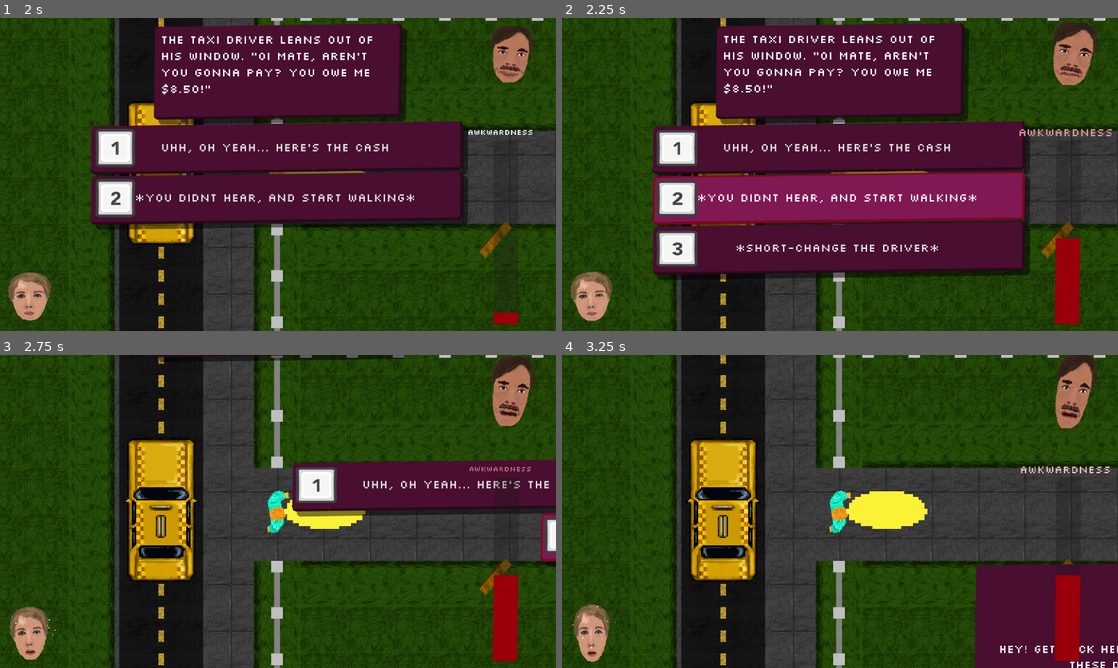
Above: before the commit, frames 1-4 (two rows, left to right).
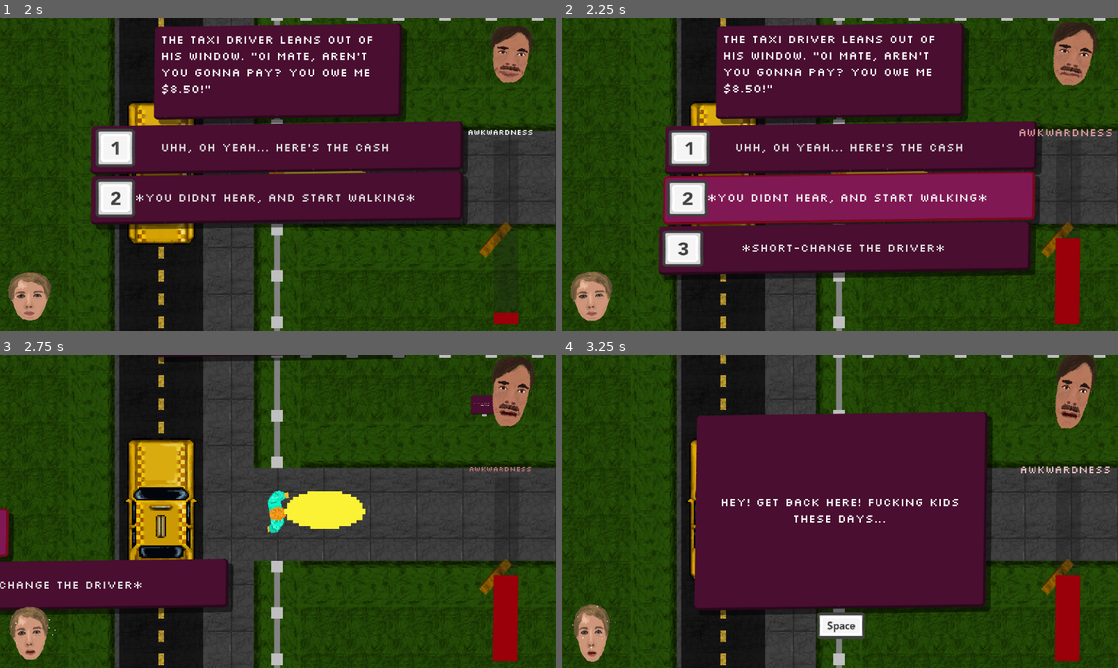
Above: after the commit, the same moments.

Repository: Jibby-Games/PizzaJam11
Game: Godot game, scene res://menu/intro.tscn
Two runs of this game, one before a commit and one after it. Both use one fixed random seed, a clock stepped at 60 frames per second and the inputs below.
Inputs (mouse positions are in pixels of both pictures, inside the frame that each line leads up to):
- Up to frame 1 (2 s): tap Enter (ui_accept) at 0.5, 0.77, 1.52 s; move the mouse to (400, 158) at 0.52 s; press the mouse at (400, 158) at 0.53 s; hold D (right) 0.53-1.28 s; move the mouse to (166, 190) at 1.27 s; release the mouse at (166, 190) at 1.28 s; hold S (down) from 1.28 s (still down); click (166, 190) at 1.35 s
- Up to frame 2 (2.25 s): release S (down) at 2 s; click "*you didnt hear, and start wa…" at 2 s
- Up to frame 3 (2.75 s): no input
- Up to frame 4 (3.25 s): move the mouse to (895, 442) at 2.77 s; press the mouse at (895, 442) at 2.78 s; hold D (right) from 2.78 s (still down)

Frame 1 is identical in both runs. In frame 2, 5.5% of the frame differs, in the area x 16-87%, y 33-84%; in frame 3, 15%; in frame 4, 41%, in the area x 23-100%, y 18-100%.

Commit message:
fix: response anim

Diff:
--- a/ui/awkward_event_system.tscn
+++ b/ui/awkward_event_system.tscn
@@ -168,6 +168,18 @@
 "transitions": PackedFloat32Array(1),
 "update": 1,
 "values": [false]
+}
+tracks/11/type = "value"
+tracks/11/imported = false
+tracks/11/enabled = true
+tracks/11/path = NodePath("ResponseScreen:visible")
+tracks/11/interp = 1
+tracks/11/loop_wrap = true
+tracks/11/keys = {
+"times": PackedFloat32Array(0),
+"transitions": PackedFloat32Array(1),
+"update": 1,
+"values": [true]
 }
 
 [sub_resource type="Animation" id="Animation_8vb36"]
@@ -316,10 +328,10 @@
 tracks/1/interp = 2
 tracks/1/loop_wrap = true
 tracks/1/keys = {
-"times": PackedFloat32Array(0.4, 0.8),
-"transitions": PackedFloat32Array(2, 2),
-"update": 0,
-"values": [Vector2(0, 0), Vector2(1000, 0)]
+"times": PackedFloat32Array(0, 0.2, 0.6),
+"transitions": PackedFloat32Array(2, 2, 2),
+"update": 0,
+"values": [Vector2(0, 0), Vector2(0, 0), Vector2(-1000, 0)]
 }
 tracks/2/type = "value"
 tracks/2/imported = false
@@ -328,10 +340,10 @@
 tracks/2/interp = 2
 tracks/2/loop_wrap = true
 tracks/2/keys = {
-"times": PackedFloat32Array(0.3, 0.7),
-"transitions": PackedFloat32Array(2, 2),
-"update": 0,
-"values": [Vector2(0, 104), Vector2(1000, 104)]
+"times": PackedFloat32Array(0, 0.3, 0.7),
+"transitions": PackedFloat32Array(2, 2, 2),
+"update": 0,
+"values": [Vector2(0, 104), Vector2(0, 104), Vector2(-1000, 104)]
 }
 tracks/3/type = "value"
 tracks/3/imported = false
@@ -340,10 +352,10 @@
 tracks/3/interp = 2
 tracks/3/loop_wrap = true
 tracks/3/keys = {
-"times": PackedFloat32Array(0.2, 0.6),
-"transitions": PackedFloat32Array(2, 2),
-"update": 0,
-"values": [Vector2(0, 208), Vector2(1000, 208)]
+"times": PackedFloat32Array(0, 0.4, 0.8),
+"transitions": PackedFloat32Array(2, 2, 2),
+"update": 0,
+"values": [Vector2(0, 208), Vector2(0, 208), Vector2(-1000, 208)]
 }
 tracks/4/type = "value"
 tracks/4/imported = false
@@ -352,10 +364,10 @@
 tracks/4/interp = 2
 tracks/4/loop_wrap = true
 tracks/4/keys = {
-"times": PackedFloat32Array(0.7, 1.4),
-"transitions": PackedFloat32Array(0.5, 0.5),
-"update": 0,
-"values": [Vector2(496, -257), Vector2(0, 0)]
+"times": PackedFloat32Array(0, 0.602033, 1.30203),
+"transitions": PackedFloat32Array(0, 0.5, 0.5),
+"update": 0,
+"values": [Vector2(496, -257), Vector2(496, -257), Vector2(0, 0)]
 }
 tracks/5/type = "value"
 tracks/5/imported = false
@@ -364,10 +376,22 @@
 tracks/5/interp = 2
 tracks/5/loop_wrap = true
 tracks/5/keys = {
-"times": PackedFloat32Array(0.71866, 1.4),
-"transitions": PackedFloat32Array(0.5, 0.5),
-"update": 0,
-"values": [Vector2(1e-05, 1e-05), Vector2(1, 1)]
+"times": PackedFloat32Array(0, 0.620694, 1.30203),
+"transitions": PackedFloat32Array(0, 0.5, 0.5),
+"update": 0,
+"values": [Vector2(1e-05, 1e-05), Vector2(1e-05, 1e-05), Vector2(1, 1)]
+}
+tracks/6/type = "value"
+tracks/6/imported = false
+tracks/6/enabled = true
+tracks/6/path = NodePath("ResponseScreen:visible")
+tracks/6/interp = 1
+tracks/6/loop_wrap = true
+tracks/6/keys = {
+"times": PackedFloat32Array(0),
+"transitions": PackedFloat32Array(1),
+"update": 1,
+"values": [true]
 }
 
 [sub_resource type="AnimationLibrary" id="AnimationLibrary_eop60"]
@@ -400,9 +424,9 @@
 anchors_preset = 5
 anchor_left = 0.5
 anchor_right = 0.5
-offset_left = 320.0
+offset_left = -256.0
 offset_top = 15.0
-offset_right = 832.0
+offset_right = 256.0
 offset_bottom = 207.0
 grow_horizontal = 2
 
@@ -507,25 +531,26 @@
 anchors_preset = 15
 anchor_right = 1.0
 anchor_bottom = 1.0
-offset_right = 1152.0
-offset_bottom = 648.0
 grow_horizontal = 2
 grow_vertical = 2
 scale = Vector2(1e-05, 1e-05)
 pivot_offset = Vector2(576, 324)
 
-[node name="CenterContainer" type="CenterContainer" parent="ResponseScreen"]
-layout_mode = 1
-anchors_preset = 15
-anchor_right = 1.0
-anchor_bottom = 1.0
+[node name="PanelContainer" type="PanelContainer" parent="ResponseScreen"]
+layout_mode = 1
+anchors_preset = 8
+anchor_left = 0.5
+anchor_top = 0.5
+anchor_right = 0.5
+anchor_bottom = 0.5
+offset_left = -302.5
+offset_top = -202.5
+offset_right = 302.5
+offset_bottom = 202.5
 grow_horizontal = 2
 grow_vertical = 2
 
-[node name="PanelContainer" type="PanelContainer" parent="ResponseScreen/CenterContainer"]
-layout_mode = 2
-
-[node name="ResponseLabel" type="Label" parent="ResponseScreen/CenterContainer/PanelContainer"]
+[node name="ResponseLabel" type="Label" parent="ResponseScreen/PanelContainer"]
 unique_name_in_owner = true
 custom_minimum_size = Vector2(600, 400)
 layout_mode = 2
@@ -544,9 +569,9 @@
 anchors_preset = 1
 anchor_left = 1.0
 anchor_right = 1.0
-offset_left = 998.0
+offset_left = -154.0
 offset_top = 18.0
-offset_right = 1126.01
+offset_right = -25.9895
 offset_bottom = 145.998
 grow_horizontal = 0
 
--- a/ui/person_portait.tscn
+++ b/ui/person_portait.tscn
@@ -111,7 +111,6 @@
 position = Vector2(64, 64)
 sprite_frames = ExtResource("1_x54nv")
 animation = &"player_talking"
-frame_progress = 0.716045
 
 [node name="AnimationPlayer" type="AnimationPlayer" parent="."]
 root_node = NodePath("../Head")
Not shown: 1 places in levels/PartyGame/arrival.tscn that only renumber resources
